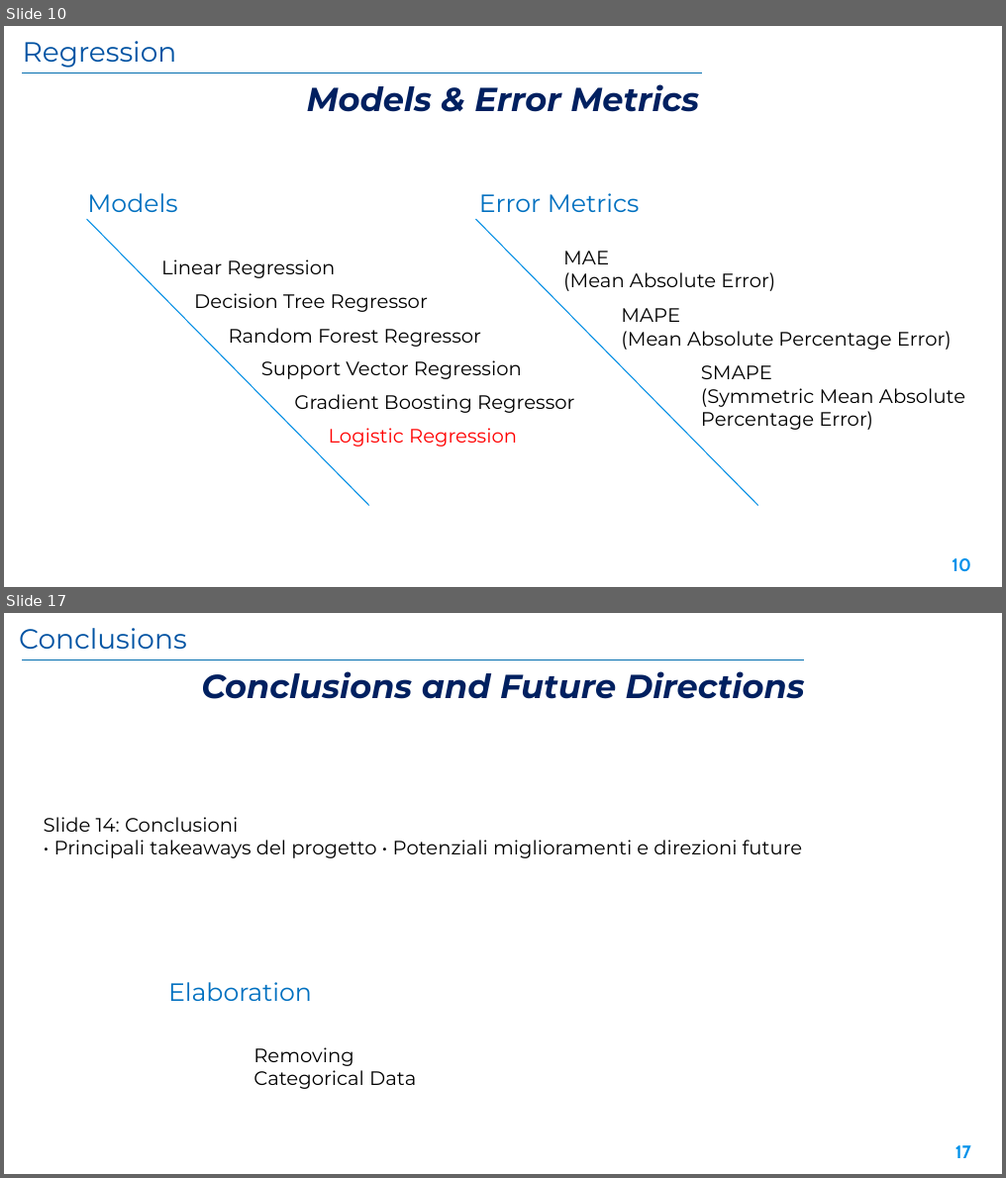
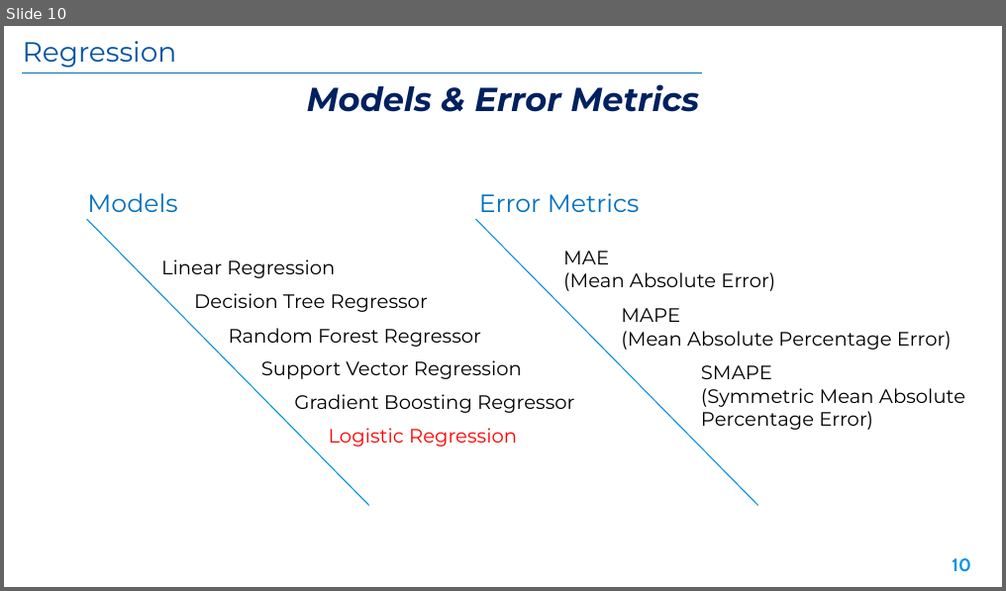
Before and after one commit to Marco-Sau/Meta-Dataset-Regression, a slide deck: Docs/Presentation.pptx. Shown one above the other, each under a label of ours: slides 10 and 17 before the commit, slide 10 after it; the slides between them are not shown. The pictures are 1006x1178 and 1006x591 pixels, drawn with LibreOffice and Linux fonts; fonts in the diff are those of the drawing; background and template pictures are left out. Boxes give left, top, right and bottom in pixels: in the first picture for what was removed or moved away, otherwise in the second. Text is boxed around its words. In the diff, an @@ line names an element or a change of style, - is before the commit and + after.

```diff
--- a/Docs/Presentation.pptx
+++ b/Docs/Presentation.pptx
@@ slide 17 removed at bbox=[4, 613, 1002, 1174], background picture (left out) @@
@@ text removed at bbox=[19, 628, 187, 649] @@
-Conclusions
@@ line removed from (22, 660) to (804, 660) @@
@@ text removed at bbox=[201, 671, 805, 699] @@
-Conclusions and Future Directions
@@ text removed at bbox=[44, 817, 802, 859] @@
-Slide 14: Conclusioni
-• Principali takeaways del progetto • Potenziali miglioramenti e direzioni future
@@ text removed at bbox=[168, 982, 312, 1001] @@
-Elaboration
@@ text removed at bbox=[253, 1048, 416, 1089] @@
-Removing Categorical Data
@@ page number removed at bbox=[955, 1146, 971, 1158] @@
-17
```
Also in this commit, not shown: 5 slides changed, 3 slides added, 2 other slides removed, 1 other file.
